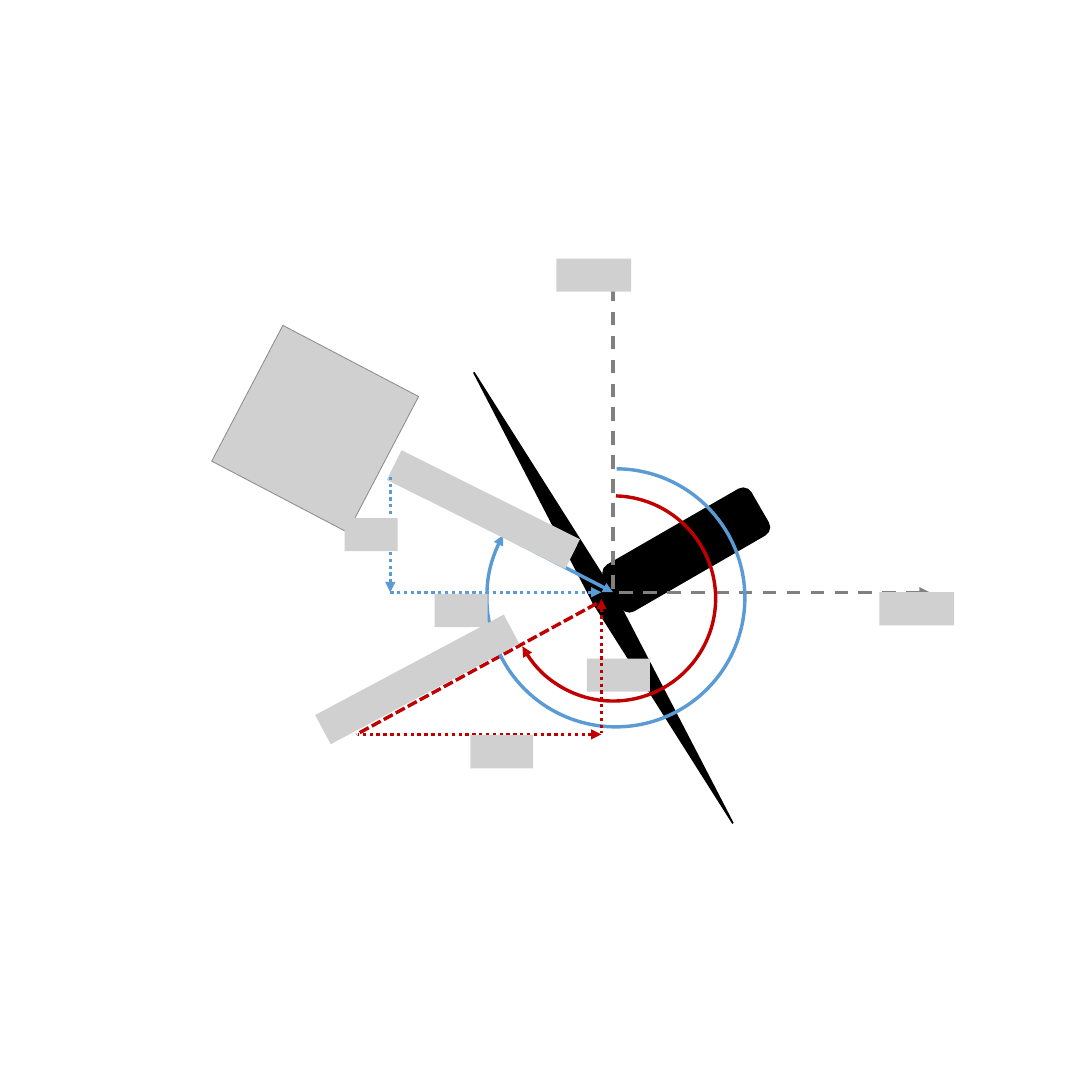
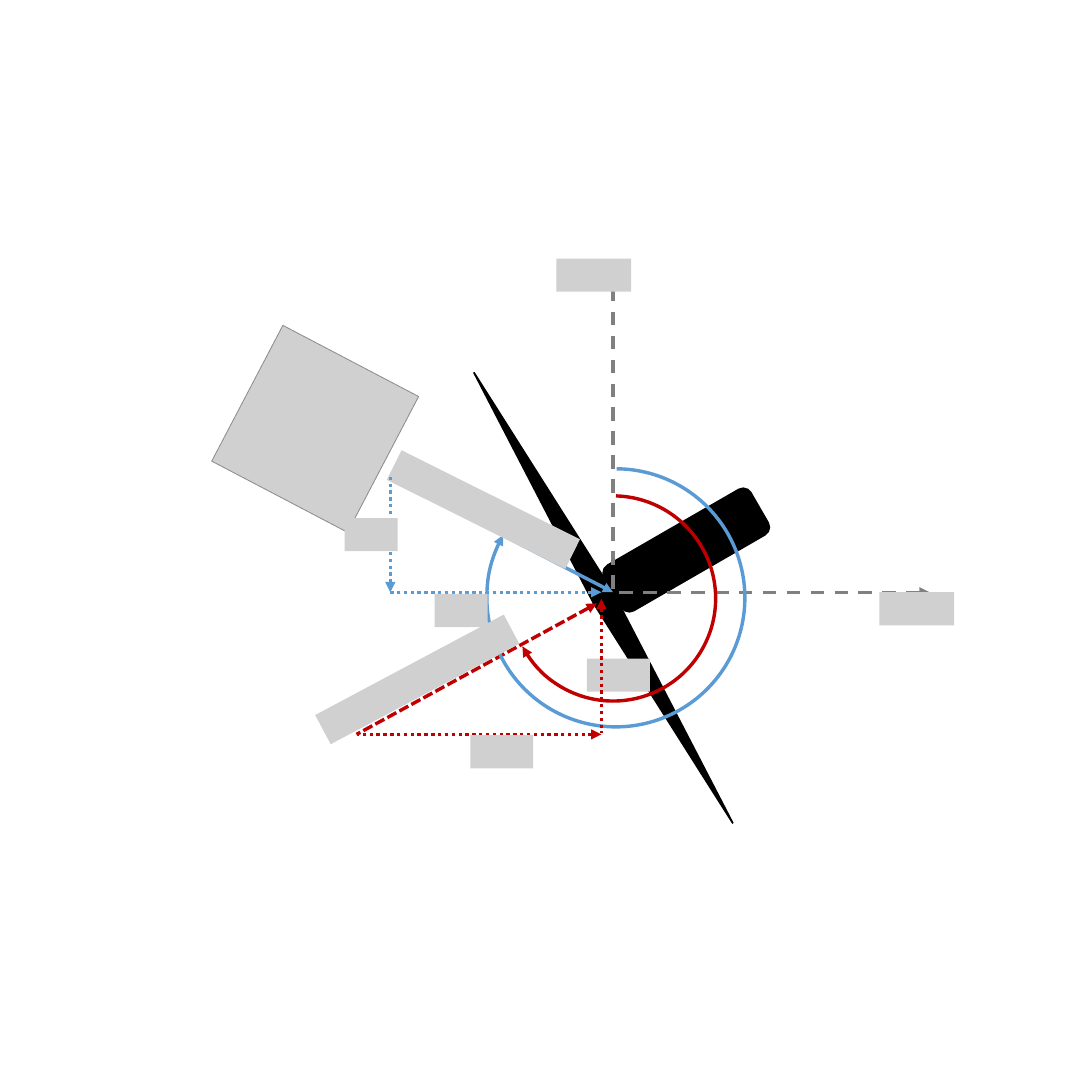
Before and after one commit to achenry/wind-forecasting, a slide deck: slide 1 of examples/figures/wind_forecasting_figs [Autosaved].pptx. Drawn at 1092x1092 pixels with LibreOffice and Linux fonts; fonts in the diff are those of the drawing; grey boxes stand for pictures. Boxes give left, top, right and bottom in pixels: in the first picture for what was removed or moved away, otherwise in the second. Text is boxed around its words. In the diff, an @@ line names an element or a change of style, - is before the commit and + after.

```diff
--- a/examples/figures/wind_forecasting_figs [Autosaved].pptx
+++ b/examples/figures/wind_forecasting_figs [Autosaved].pptx
@@ line (597, 604) - (356, 734): line to arrow @@
```
Also in this commit, not shown: 1 slide added, 11 other files.
